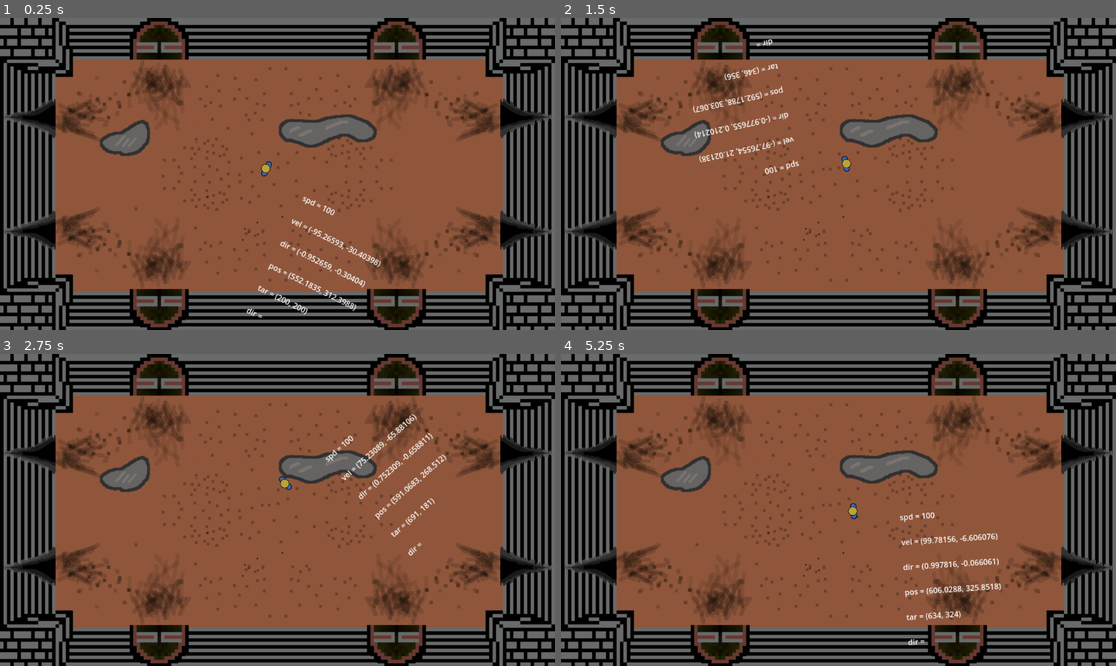
Above: before the commit, frames 1-4 (two rows, left to right).
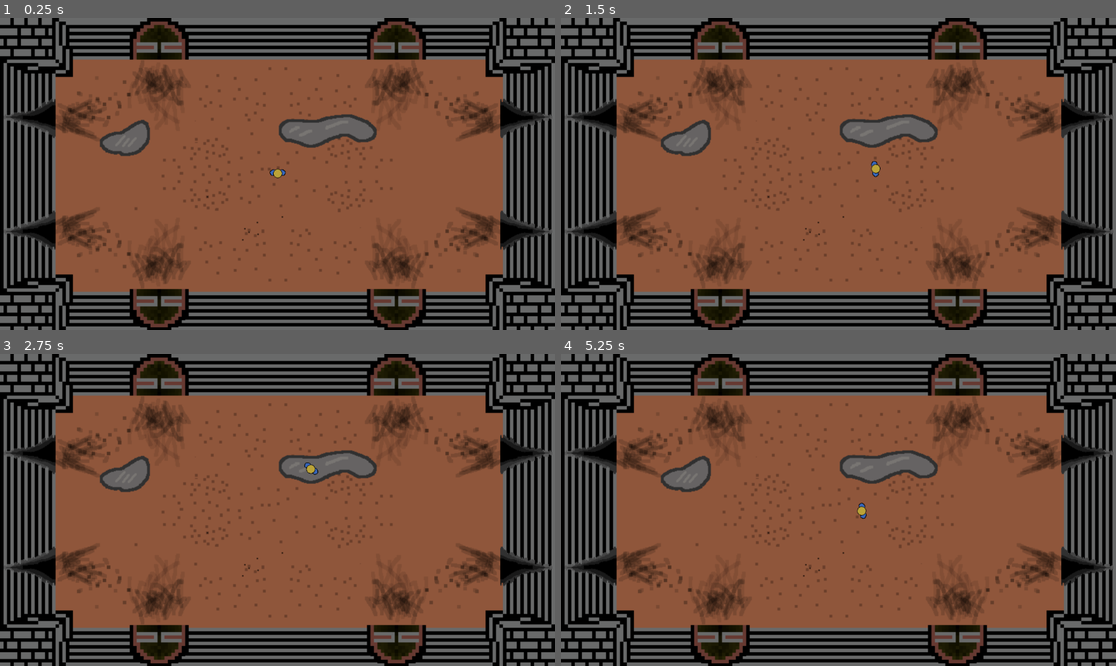
Above: after the commit, the same moments.

Repository: rtourgeeunm/Amorphous_Clone
Game: Godot game, scene res://Arena.tscn
The game is run twice, just before and just after one commit, with the same random seed, the same clock (stepped at 60 frames per second) and the same inputs.
Inputs (mouse positions are in pixels of both pictures, inside the frame that each line leads up to):
- Up to frame 1 (0.25 s): no input
- Up to frame 2 (1.5 s): move the mouse to (960, 158) at 0.52 s; press the mouse at (960, 158) at 0.53 s; move the mouse to (727, 189) at 1.27 s; release the mouse at (727, 189) at 1.28 s; click (727, 189) at 1.35 s
- Up to frame 3 (2.75 s): move the mouse to (333, 441) at 2.02 s; press the mouse at (333, 441) at 2.03 s
- Up to frame 4 (5.25 s): move the mouse to (810, 572) at 2.77 s; release the mouse at (810, 572) at 2.78 s; click (810, 572) at 2.85 s; move the mouse to (1005, 556) at 3.52 s; press the mouse at (1005, 556) at 3.53 s; move the mouse to (672, 463) at 4.27 s; release the mouse at (672, 463) at 4.28 s; click (672, 463) at 4.35 s; move the mouse to (866, 510) at 5.02 s; press the mouse at (866, 510) at 5.03 s

The runs differ from the first frame. In frame 1, 0.9% of the frame differs, in the area x 44-69%, y 45-97%; in frame 2, 0.9%; in frame 3, 0.9%; in frame 4, 1.0%, in the area x 51-80%, y 47-94%.

Commit message:
Normalized Speed, Added Borders
Normalized speed by adding .normalize to the directional velocity input
Created 4 collision rectangle objects to border the arena at the walls
Added collision shape to Player
Created 8 spawn points to be used later to generate mobs

Diff:
--- a/AmorphousClone/Arena.tscn
+++ b/AmorphousClone/Arena.tscn
@@ -1,9 +1,18 @@
-[gd_scene load_steps=5 format=3 uid="uid://cdehfbr5mrre3"]
+[gd_scene load_steps=8 format=3 uid="uid://cdehfbr5mrre3"]
 
 [ext_resource type="Texture2D" uid="uid://cte46356v0q3t" path="res://Arena1.png" id="1_eqb3i"]
 [ext_resource type="Script" path="res://Player.gd" id="2_8rvit"]
 [ext_resource type="Texture2D" uid="uid://cpo7bx47t7m7n" path="res://Guy.png" id="2_nsxx2"]
 [ext_resource type="Script" path="res://Debug Label.gd" id="4_h4mkm"]
+
+[sub_resource type="RectangleShape2D" id="RectangleShape2D_3mr1x"]
+size = Vector2(1153, 87)
+
+[sub_resource type="RectangleShape2D" id="RectangleShape2D_256ef"]
+size = Vector2(108, 648)
+
+[sub_resource type="RectangleShape2D" id="RectangleShape2D_rpttx"]
+size = Vector2(16, 32)
 
 [node name="Node2D" type="Node2D"]
 
@@ -12,6 +21,29 @@
 offset_bottom = 648.0
 texture = ExtResource("1_eqb3i")
 metadata/_edit_group_ = true
+
+[node name="StaticBody2D" type="StaticBody2D" parent="."]
+position = Vector2(576, 256)
+
+[node name="CollisionShape2D" type="CollisionShape2D" parent="StaticBody2D"]
+visible = false
+position = Vector2(0.5, -211.5)
+shape = SubResource("RectangleShape2D_3mr1x")
+
+[node name="CollisionShape2D2" type="CollisionShape2D" parent="StaticBody2D"]
+visible = false
+position = Vector2(0, 352)
+shape = SubResource("RectangleShape2D_3mr1x")
+
+[node name="CollisionShape2D3" type="CollisionShape2D" parent="StaticBody2D"]
+visible = false
+position = Vector2(524, 68)
+shape = SubResource("RectangleShape2D_256ef")
+
+[node name="CollisionShape2D4" type="CollisionShape2D" parent="StaticBody2D"]
+visible = false
+position = Vector2(-518, 72)
+shape = SubResource("RectangleShape2D_256ef")
 
 [node name="Player" type="CharacterBody2D" parent="."]
 position = Vector2(576, 320)
@@ -22,8 +54,36 @@
 texture = ExtResource("2_nsxx2")
 
 [node name="Debug Label" type="Label" parent="Player"]
+visible = false
 offset_left = 96.0
 offset_top = 8.0
 offset_right = 136.0
 offset_bottom = 31.0
 script = ExtResource("4_h4mkm")
+
+[node name="CollisionShape2D" type="CollisionShape2D" parent="Player"]
+shape = SubResource("RectangleShape2D_rpttx")
+
+[node name="Spawner1" type="Node2D" parent="."]
+position = Vector2(328, 80)
+
+[node name="Spawner2" type="Node2D" parent="."]
+position = Vector2(824, 80)
+
+[node name="Spawner3" type="Node2D" parent="."]
+position = Vector2(1048, 208)
+
+[node name="Spawner4" type="Node2D" parent="."]
+position = Vector2(1048, 448)
+
+[node name="Spawner5" type="Node2D" parent="."]
+position = Vector2(824, 568)
+
+[node name="Spawner6" type="Node2D" parent="."]
+position = Vector2(328, 576)
+
+[node name="Spawner7" type="Node2D" parent="."]
+position = Vector2(104, 448)
+
+[node name="Spawner8" type="Node2D" parent="."]
+position = Vector2(104, 208)
--- a/AmorphousClone/Player.gd
+++ b/AmorphousClone/Player.gd
@@ -1,6 +1,6 @@
 extends CharacterBody2D
 
-var target = Vector2(200,200)
+var target = Vector2()
 var direction = null
 
 #forward here is a click, will change name from forward to swing
@@ -8,19 +8,17 @@
 	if event.is_action_pressed("Forward"):
 		target = get_global_mouse_position()
 
-const  speed = 100
-#var direction = (null)
+const  speed = 150
 var mouse_position = null
 
 func _process(delta):
 	look_at(get_global_mouse_position())
 	mouse_position = get_global_mouse_position()
 	#seems that normalized is what I needed to maintain constant speed.
-	direction = (target - position).normalized()
+	direction = (mouse_position - position).normalized()
 	velocity = (direction * speed)
 	move_and_slide()
 	var is_moving = null
-#	print(direction)
 
 """
 sample code from a tutorial
